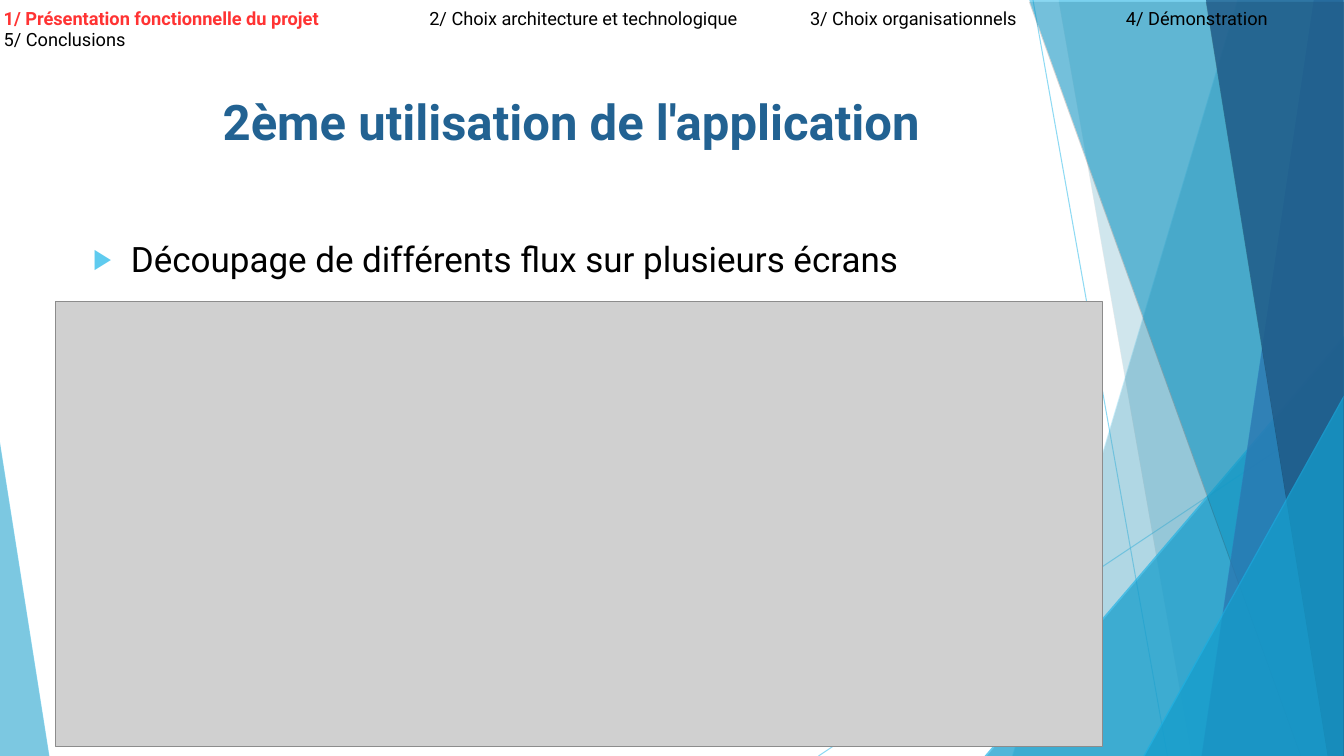
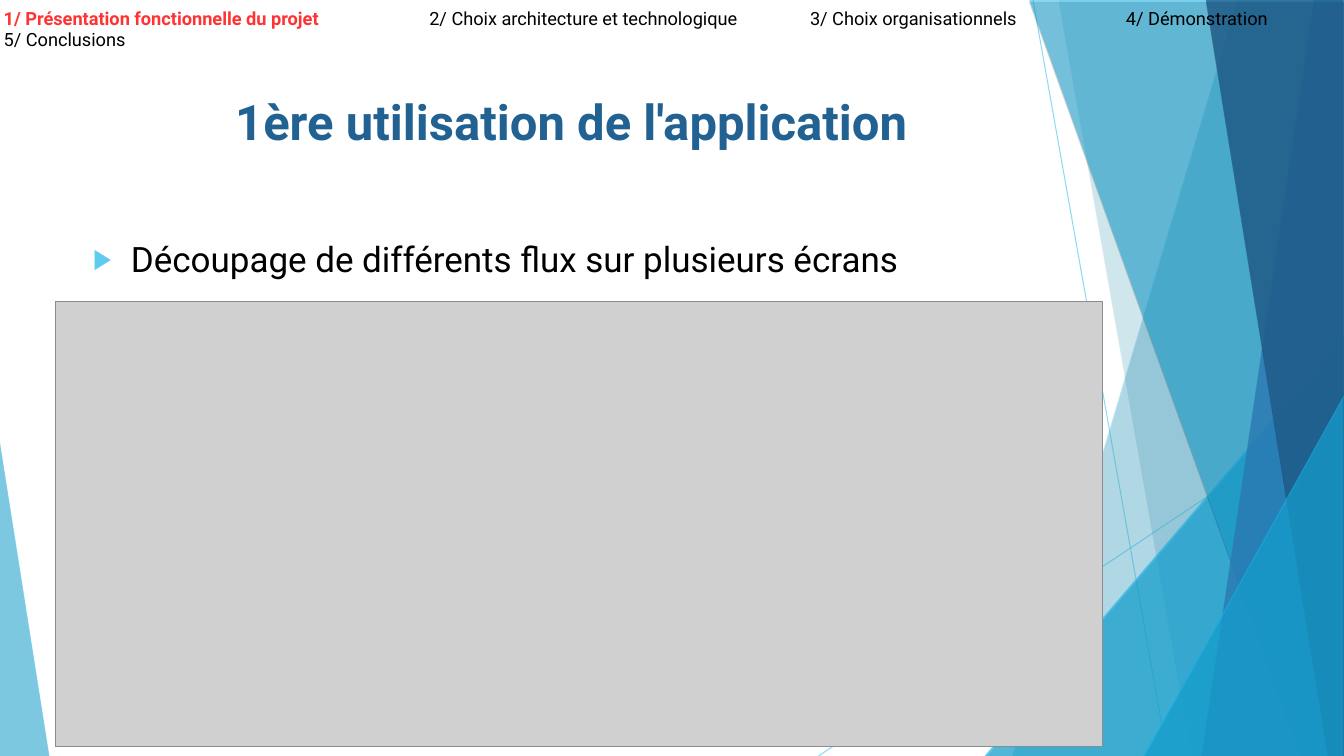
Before and after one commit to ComeBurguburu/AmbianceShowRoom, a slide deck: slide 4 of docs/Presentation orale.odp (slide 6 before the commit). Drawn at 1344x756 pixels with LibreOffice and Linux fonts; fonts in the diff are those of the drawing; grey boxes stand for pictures. Boxes give left, top, right and bottom in pixels: in the first picture for what was removed or moved away, otherwise in the second. Text is boxed around its words. In the diff, an @@ line names an element or a change of style, - is before the commit and + after.

```diff
--- a/docs/Presentation orale.odp
+++ b/docs/Presentation orale.odp
@@ text at [235, 103, 907, 150]: text changed @@
-2ème utilisation de l'application
+1ère utilisation de l'application
```
Also in this commit, not shown: 13 other slides changed, 3 other files.
